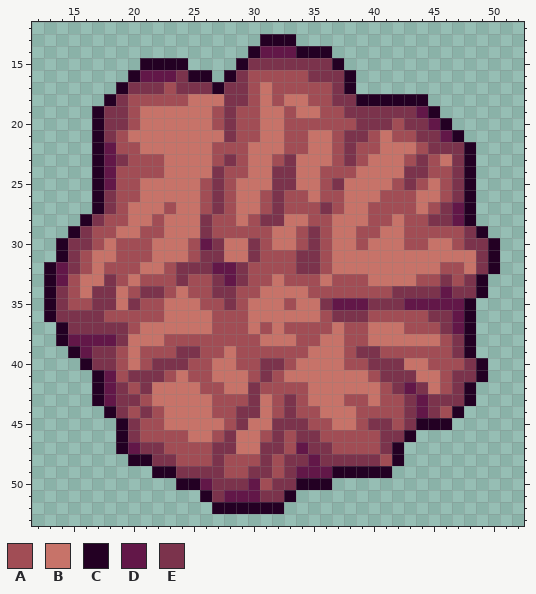
Pixel-art sprite: Assets/graphics/enemies/BallOfPagans.png. The picture above was drawn from the file before the commit.
The file is 64x64 pixels. Shown: x 12..52, y 12..53.
Palette (. is transparent): A #a14d55  B #c77369  C #230023  D #621748  E #7b334c
Pixels before, first column x 13:
13 ..................CCC.................
14 .................CDDDCCC..............
15 ........CCCC....CEEEEEEEC.............
16 .......CDDDECC.CEAAAAAEEEC............
17 ......CEEEAEEECEEABAAAAAEC............
18 .....CEAAAAABBBEEABABBAAEECCCCCC......
19 ....CEEABBBBBBAEAABBABBAAEEEEEEDC.....
20 ....CEEABBBBBBAEAABBAAAAAAEEEAEEDC....
21 ....CEABBBBBBBBEAABBAABBAEEABAAEEDC...
22 ....CDAABBBBBBAAABBBAABBAEAABBBAEEEC..
23 ....CDEAAABBBBAEABBAEBBBAEABBBAEABEC..
24 ....CDAAAABBBBEAABBEEBBAAABBBBEEAAEC..
25 ....CDAABBBBBAEABBBEEBBAEBBBBAEABAEC..
26 ....CEAABBBBBAEABBAEAABAABBBAAABBAEC..
27 ....CEABBBABBAEABBAEAAAEABBAAAABAEDC..
28 ...CEAABBABBBEAABAEEBBAABBBAABAAEEDC..
29 ..CEAABBAABBBEAAAAABBAEABBAABBAAAAAEC.
30 .CEEABAAABBBADEBBEABBAEABBABBBAABBAEEC
31 .CEABBAAABBBAEEBBEAAAEEABBBBBBBBBBBBEC
32 CDEABAAABBAEEEDDEAAAAEEABBBBBBBBBAABEC
33 CDABBEABAAAEAAEDEAABAAABAAABBBBAAEAEC.
34 CEABEEBAEEABAAEEAABBBBAAAAAAAEEEEDEEC.
35 CEAAEEBEAABBBAAEABBBABBEDDDEEEDDDDDC..
36 CEEEEAAAAABBBBAAABBBBBBAEEEAAAAAEEDC..
37 .CEEEEEABBBBBBAAABABAAAABAABBBAAAEDC..
38 .CDDDDEBBBAAAAAAAABBBAABBAABBBBBBAEC..
39 ..CDEEABAAAEEAABAAAAAABBBAEEAAAAAAEC..
40 ...CEEABAEEEAABBAAEEABBBBAAEEEBBAAAEC.
41 ....CDAEEEABAABBBAEABBBBBBBAEEEBBAEEC.
42 ....CDEAEBBBBAABBEAAAABBBBBBAEDEBAEC..
43 ....CDEEABBBBBAAAEBAEABBBAABAAEDEEEC..
44 .....CEAEABBBBAAEEBAEAABBBAAAAEDEAC...
45 ......CEAABBBBBAEBBEEEAABBAEEAECCC....
46 ......CEAAAABBAEBBAEAEEAAAAAEEC.......
47 ......CDEEAAAAEEBBEEADEEAAAAEC........
48 .......CCEEAAAEAAAEAEEDEEEEEAC........
49 .........CCEEEEAAEEAEDDDCCCCC.........
50 ...........CCDEEEDAEECCC..............
51 .............CEDDDEEC.................
52 ..............CCCCCC..................
After:
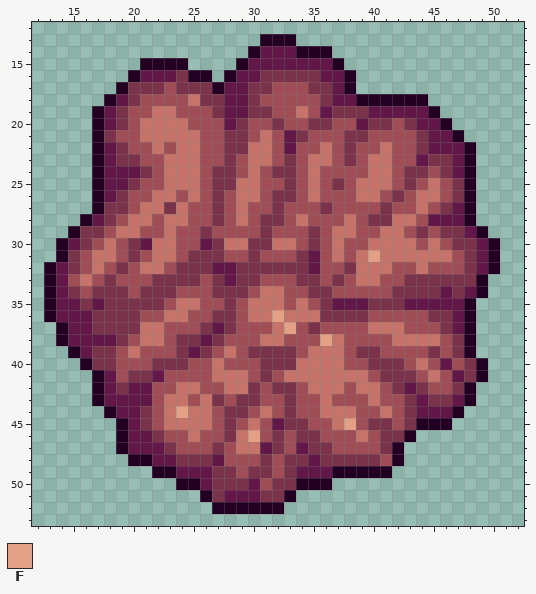
Colours new in this view: F #e3a084
Message: New ball of pagans, change text in splash
Changes in this commit:
Changed rows in their new state; - is an unchanged pixel.
first column x 14:
15 ----------------DDDDDDD-------------
16 ---------------DDEEEE-DD------------
17 --------------DDEE---EED------------
18 -----DE-----EEDDEA-AA-EDD-----------
19 ----D--A--AAAEDDEEA--ADE--DDDD------
20 ----D------AA-DE-AE--EE--D----D-----
21 ------A-----AA-E--ADEAA----A---D----
22 -----E-A-A--A-EE--AD-A------AAEDDD--
23 ------E-----A-------A-------A-DEED--
24 -----DDE----A-E--A--A----A--A---ED--
25 -----DEAA-----E--AA-A---A-----------
26 ----DE-A--A--------E----A---E-------
27 -----EA--E-A----A-------AA-E--------
28 ---DE------AAE-----A---A-AEE-B-DD---
29 ---E------AA-----EAA----------E-EED-
30 -D----ED--A------E------A----B--AE-D
31 ------E---AE--AA-----D--A-F------AED
32 -----E----------EEEE-D-AE---AA-A--ED
33 ---A--A-EE-E----E-A-EEAE-B-AAEEE-E--
34 DEA--E---EA----E---AAEE-----------D-
35 DDED-E-EEA-----------A--------------
36 DDD-EEE----AAEE---F---E-------------
37 -DD---E--AAAEDE-A--F-E-A------------
38 ------A---EEDE-----A--F---AA--------
39 -----------DE---EEEE-----------E----
40 ------A-------A----E---------A--D---
41 --------D-A-------------------A--D--
42 ------DDAA--------EE----A------A----
43 -----DDDA--A-E-E-A---A-A---------D--
44 -----DD---F---E-A----------B---DD---
45 ------DE-----AEA-AD-----F-----------
46 ------DDE---A---F--------B----------
47 -------DDE----A--D------------------
48 --------DDEEED----------------------
49 ----------DDD-E---------------------
Pixel boxes of the changes (left, top, right, bottom) in both pictures:
changed: (56, 58, 488, 478)
